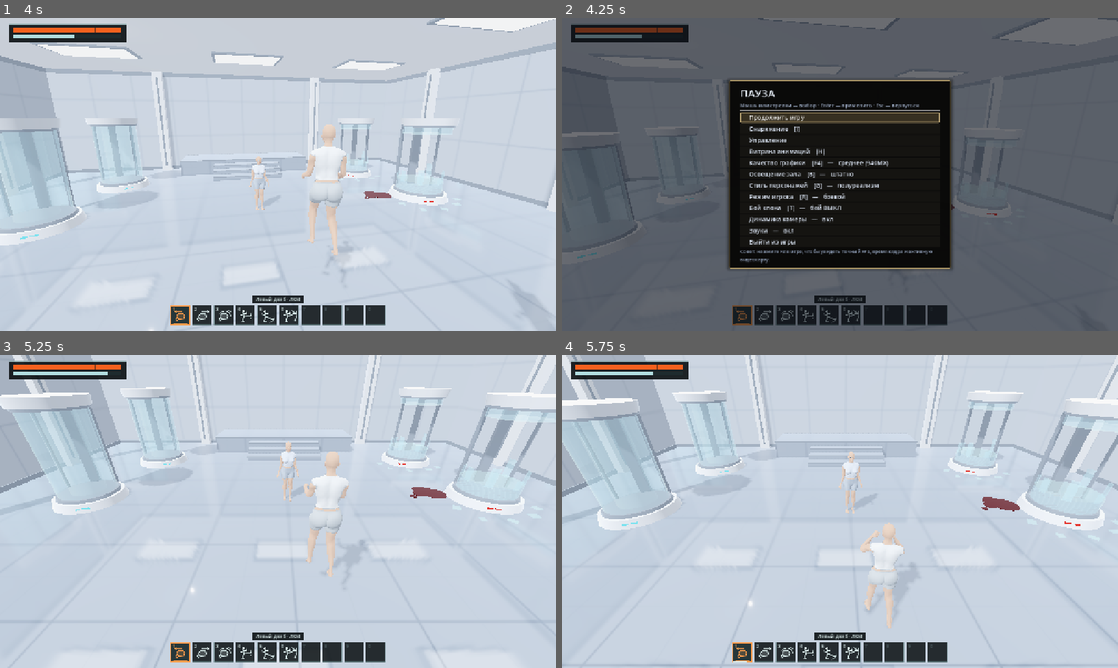
Above: before the commit, frames 1-4 (two rows, left to right).
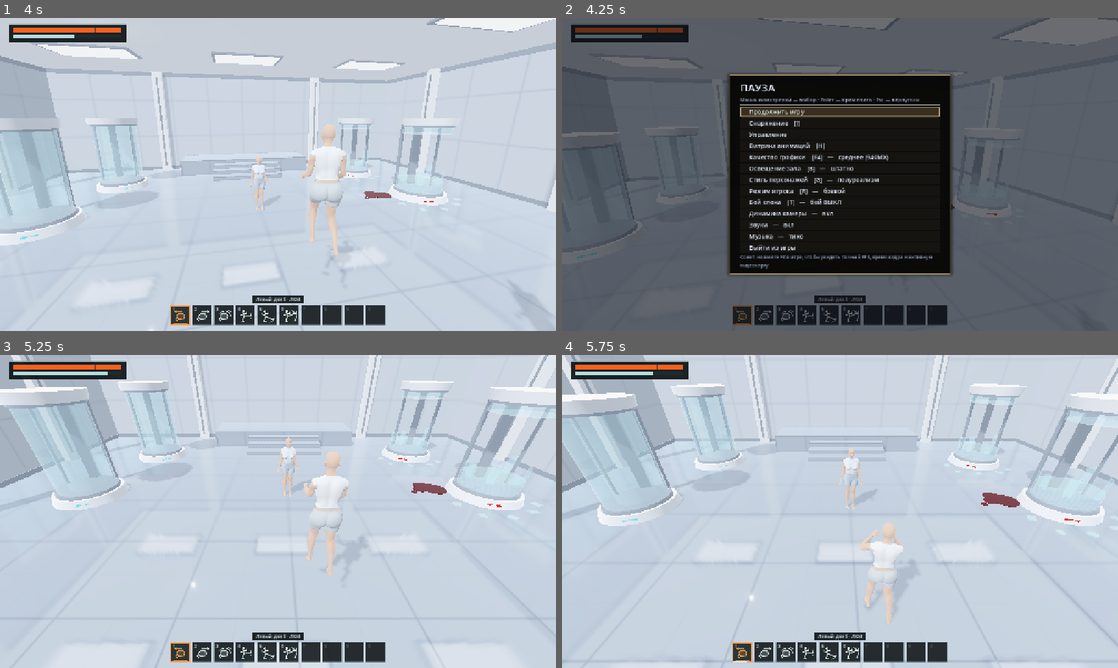
Above: after the commit, the same moments.

Repository: IAmStarhead/Project-Gene
Game: Godot game, scene res://scenes/main.tscn
Two runs of this game, one before a commit and one after it. Both use one fixed random seed, a clock stepped at 60 frames per second and the inputs below. Sound files missing from this copy of the repository are replaced by a short silence.
Inputs (mouse positions are in pixels of both pictures, inside the frame that each line leads up to):
- Up to frame 1 (4 s): tap Enter at 0.5 s; move the mouse to (305, 174) at 0.52 s; press the mouse at (305, 174) at 0.53 s; hold W (move_forward) from 0.53 s (still down); tap F (jump) at 0.77, 1.07, 1.52, 1.82, 3.02, 3.32, 3.77, 3.8 s; tap Q (attack_hook) at 0.8, 1.35 s; move the mouse to (250, 174) at 1.27 s; release the mouse at (250, 174) at 1.28 s; tap Space (dodge) at 1.55 s; move the mouse to (289, 168) at 2.02 s; hold Space (dodge) 2.03-2.78 s; tap Shift (run) at 2.3, 2.85 s; move the mouse to (272, 180) at 2.77 s; click (272, 180) at 2.92 s; tap Alt (walk_slow) at 3.05 s; move the mouse to (316, 177) at 3.52 s; hold Alt (walk_slow) from 3.53 s (still down)
- Up to frame 2 (4.25 s): keep holding W (move_forward); keep holding Alt (walk_slow); tap F (jump) at 4.07 s; tap Escape (ui_cancel) at 4.15 s
- Up to frame 3 (5.25 s): release W (move_forward) at 4.25 s; release Alt (walk_slow) at 4.25 s; click "Продолжить игру" at 4.25 s; move the mouse to (233, 508) at 5.02 s; hold W (move_forward) from 5.03 s (still down); tap F (jump) at 5.1 s
- Up to frame 4 (5.75 s): keep holding W (move_forward); tap F (jump) at 5.27, 5.57 s; click (795, 508) at 5.3 s

Frame 1 is identical in both runs. In frame 2, 7.8% of the frame differs, in the area x 29-71%, y 17-83%; in frame 3, 6.4%; in frame 4, 7.5%.

Commit message:
Add quiet sci-fi ambient music with menu control
Co-authored-by: arena-agent <297053741+arena-agent@users.noreply.github.com>

Diff:
--- /dev/null
+++ b/prototype/scripts/ambient_music.gd
@@ -0,0 +1,101 @@
+## Background music for the laboratory. Non-spatial, independent of SFX.
+## Two players overlap the end and beginning, so a non-looping track doesn't
+## abruptly snap back to its start. The node lives only in the game scene.
+extends Node
+
+const T := preload("res://scripts/tuning.gd")
+const TRACK_PATH := "res://assets/audio/music/calm_ambient_1.ogg"
+const FADE_SECONDS := 4.0
+const LEVEL_DB := [-80.0, -24.0, -16.0] # off, quiet (default), normal
+
+var track: AudioStream
+var available := false
+var playback_requested := false
+var players: Array[AudioStreamPlayer] = []
+var current := 0
+var fading := false
+var fade_time := 0.0
+var fade_length := FADE_SECONDS
+
+
+func _ready() -> void:
+	# Music and its menu controls remain active while the game is paused.
+	process_mode = Node.PROCESS_MODE_ALWAYS
+	# Some stripped-down diagnostic builds omit Vorbis entirely. Do not let
+	# missing optional audio prevent the game scene from loading.
+	if not ClassDB.class_exists("AudioStreamOggVorbis"):
+		return
+	track = load(TRACK_PATH) as AudioStream
+	if track == null:
+		return
+	available = true
+	for i in 2:
+		var player := AudioStreamPlayer.new()
+		player.stream = track
+		player.volume_db = -80.0
+		add_child(player)
+		players.append(player)
+	# Headless test runs have no speakers and may exit before the dummy audio
+	# mixer has released its stream. Dedicated audio tests start it explicitly.
+	if DisplayServer.get_name() != "headless":
+		set_level(T.MUSIC_LEVEL)
+
+
+func _exit_tree() -> void:
+	for player in players:
+		player.stop()
+		player.stream = null
+	track = null
+
+
+func set_level(value: int) -> void:
+	if not available:
+		return
+	T.MUSIC_LEVEL = clampi(value, 0, LEVEL_DB.size() - 1)
+	playback_requested = T.MUSIC_LEVEL != 0
+	if T.MUSIC_LEVEL == 0:
+		for player in players:
+			player.stop()
+		fading = false
+		fade_time = 0.0
+		return
+	if not players[current].playing:
+		players[current].volume_db = LEVEL_DB[T.MUSIC_LEVEL]
+		players[current].play()
+	if fading:
+		_set_fade_volumes()
+	else:
+		players[current].volume_db = LEVEL_DB[T.MUSIC_LEVEL]
+
+
+func _set_fade_volumes() -> void:
+	var t := clampf(fade_time / fade_length, 0.0, 1.0)
+	var level := db_to_linear(LEVEL_DB[T.MUSIC_LEVEL])
+	players[current].volume_db = linear_to_db(maxf(level * (1.0 - t), 0.0001))
+	players[1-current].volume_db = linear_to_db(maxf(level * t, 0.0001))
+
+
+func _process(delta: float) -> void:
+	if not playback_requested or T.MUSIC_LEVEL == 0 or players.size() != 2:
+		return
+	var active := players[current]
+	if not fading:
+		if not active.playing:
+			# Recover from a long frame or an audio device interruption.
+			active.volume_db = LEVEL_DB[T.MUSIC_LEVEL]
+			active.play()
+			return
+		var remaining := track.get_length() - active.get_playback_position()
+		if remaining <= FADE_SECONDS:
+			fade_length = maxf(remaining, .05)
+			fade_time = 0.0
+			fading = true
+			players[1-current].volume_db = -80.0
+			players[1-current].play()
+	if fading:
+		fade_time = minf(fade_time + delta, fade_length)
+		_set_fade_volumes()
+		if fade_time >= fade_length:
+			players[current].stop()
+			current = 1-current
+			fading = false
--- a/prototype/scripts/main.gd
+++ b/prototype/scripts/main.gd
@@ -8,6 +8,7 @@
 const ROOM_SCENE := preload("res://scenes/room.tscn")
 const PRELOAD_MENU := preload("res://scenes/pause_menu.tscn")
 const EquipmentMenu := preload("res://scripts/equipment_menu.gd")
+const AmbientMusic := preload("res://scripts/ambient_music.gd")
 
 var room: Node3D
 var player: CharacterBody3D
@@ -19,9 +20,14 @@
 var _hint_age := 0.0
 var menu: Control
 var equipment: Control
+var music: Node
 
 
 func _ready() -> void:
+	music = AmbientMusic.new()
+	music.name = "AmbientMusic"
+	music.add_to_group("ambient_music")
+	add_child(music)
 	room = ROOM_SCENE.instantiate()
 	add_child(room)
 
@@ -248,6 +254,8 @@
 				clone.cycle_mode()
 		"camera":
 			T.CAMERA_DYNAMIC = not T.CAMERA_DYNAMIC
+		"music":
+			music.set_level((T.MUSIC_LEVEL + 1) % 3)
 		"sound":
 			T.FOLEY_ENABLED = not T.FOLEY_ENABLED
 			if not T.FOLEY_ENABLED:
--- a/prototype/scripts/pause_menu.gd
+++ b/prototype/scripts/pause_menu.gd
@@ -76,6 +76,7 @@
 	_add_item(col, "clone", "Бой клона", "T")
 	_add_item(col, "camera", "Динамика камеры", "")
 	_add_item(col, "sound", "Звуки", "")
+	_add_item(col, "music", "Музыка", "")
 	_add_item(col, "quit", "Выйти из игры", "")
 
 	refresh()
@@ -169,6 +170,9 @@
 	_items["clone"]["button"].text = _row_text("clone", _clone_label())
 	_items["camera"]["button"].text = _row_text("camera", "вкл" if T.CAMERA_DYNAMIC else "выкл")
 	_items["sound"]["button"].text = _row_text("sound", "вкл" if T.FOLEY_ENABLED else "выкл")
+	var music_nodes := get_tree().get_nodes_in_group("ambient_music")
+	var music_available := not music_nodes.is_empty() and bool(music_nodes[0].get("available"))
+	_items["music"]["button"].text = _row_text("music", ["выкл", "тихо", "обычная"][clampi(T.MUSIC_LEVEL, 0, 2)] if music_available else "недоступна")
 	var player := get_tree().get_first_node_in_group("player")
 	_items["stance"]["button"].text = _row_text(
 		"stance",
--- a/prototype/scripts/tuning.gd
+++ b/prototype/scripts/tuning.gd
@@ -32,6 +32,7 @@
 const CAMERA_SHOULDER := -0.58   ## камера левее героини; ограничивается коллизией со стенами
 static var CAMERA_DYNAMIC := true    ## Esc: динамика/отклик камеры можно выключить
 static var FOLEY_ENABLED := true     ## Esc: звуки эффектов
+static var MUSIC_LEVEL := 1          ## Esc: 0 — выкл, 1 — тихо, 2 — обычная; на текущую сессию
 const CAMERA_TURN_SPEED := 32.0  ## быстрая визуальная доводка углов, без изменения ввода и направления движения
 const CAMERA_FOLLOW_SPEED := 15.0 ## плавность следования по горизонтали
 const CAMERA_FOLLOW_SPEED_Y := 11.0 ## плавность следования по высоте (ступеньки, прыжок)
--- /dev/null
+++ b/prototype/tests/test_music.gd
@@ -0,0 +1,72 @@
+## Game scene music, independent menu setting, pause, looping and cleanup.
+extends SceneTree
+const Main := preload("res://scenes/main.tscn")
+const T := preload("res://scripts/tuning.gd")
+var checks := 0
+var failures := 0
+func check(condition: bool, message: String) -> void:
+	checks += 1
+	if not condition:
+		failures += 1
+		push_error("FAIL: " + message)
+func _initialize() -> void:
+	call_deferred("run")
+func run() -> void:
+	var previous_level: int = T.MUSIC_LEVEL
+	var previous_foley: bool = T.FOLEY_ENABLED
+	T.MUSIC_LEVEL = 1
+	T.FOLEY_ENABLED = true
+	var capture := AudioEffectCapture.new()
+	capture.buffer_length = 3.0
+	AudioServer.add_bus_effect(0, capture)
+	var main := Main.instantiate()
+	root.add_child(main)
+	var music = main.music
+	# The headless game intentionally suppresses autoplay; test the real player.
+	music.set_level(T.MUSIC_LEVEL)
+	# Dummy audio mixes on a real-time thread even under --fixed-fps.
+	OS.delay_msec(1500)
+	var frames := capture.get_buffer(capture.get_frames_available())
+	var peak := 0.0
+	for frame in frames:
+		peak = maxf(peak, maxf(absf(frame.x), absf(frame.y)))
+	check(frames.size() > 0 and peak > .00001, "actual mixer produces nonzero signal")
+	AudioServer.remove_bus_effect(0, AudioServer.get_bus_effect_count(0)-1)
+	check(music.track is AudioStreamOggVorbis and music.track.get_length() > 30.0, "imported playable full music track")
+	print("Music length: %.2f s" % music.track.get_length())
+	check(music.players.size() == 2 and music.players[0].playing and not music.players[1].playing, "one player starts on entry")
+	check(is_equal_approx(music.players[0].volume_db, -24.0), "quiet initial level")
+	check(main.menu._items.has("music") and main.menu._items.has("sound"), "independent menu rows")
+	check("тихо" in main.menu._items["music"]["button"].text, "menu displays the actual initial level")
+	main.menu.open()
+	check(paused and music.can_process() and music.players[0].can_process(), "music continues while pause menu is open")
+	main.menu._activate("music")
+	check(T.MUSIC_LEVEL == 2 and T.FOLEY_ENABLED and is_equal_approx(music.players[0].volume_db, -16.0), "menu selects normal without affecting effects")
+	main.menu._activate("music")
+	check(T.MUSIC_LEVEL == 0 and not music.players[0].playing and not music.players[1].playing and T.FOLEY_ENABLED, "menu stops music without muting effects")
+	main.menu._activate("music")
+	check(T.MUSIC_LEVEL == 1 and music.players[0].playing, "music can be restarted quietly")
+	main.menu.close()
+	# Test the overlap deterministically with the real imported stream.
+	music.players[music.current].seek(music.track.get_length() - 3.5)
+	music._process(.1)
+	check(music.fading and music.players[1-music.current].playing, "second player starts before end")
+	var old: int = music.current
+	music._process(1.0)
+	check(music.players[old].volume_db < -24.0 and music.players[1-old].volume_db < -24.0, "both tracks are attenuated during overlap")
+	music._process(10.0)
+	check(not music.fading and music.current != old and not music.players[old].playing and music.players[music.current].playing, "overlap ends with just new player")
+	music.players[music.current].seek(music.track.get_length() - 3.5)
+	music._process(.1)
+	music.set_level(0)
+	check(not music.fading and not music.players[0].playing and not music.players[1].playing, "off stops both during crossfade")
+	main.free()
+	var again := Main.instantiate()
+	root.add_child(again)
+	check(T.MUSIC_LEVEL == 0 and not again.music.players[0].playing and not again.music.players[1].playing, "setting retained across scene recreation")
+	again.free()
+	T.MUSIC_LEVEL = previous_level
+	T.FOLEY_ENABLED = previous_foley
+	await process_frame
+	print("Ambient music suite: %d checks, %d failures" % [checks, failures])
+	quit(0 if failures == 0 else 1)
Not shown, added: prototype/assets/audio/music/calm_ambient_1.ogg.import
Not shown, added: prototype/scripts/ambient_music.gd.uid
Not shown, added: prototype/tests/test_music.gd.uid
Not shown, changed: prototype/assets/audio/CREDITS.md
Not shown, added: prototype/assets/audio/music/calm_ambient_1.ogg
Not shown, added: reports/61-эмбиент-лаборатории.md
